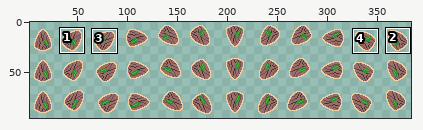
Sprite sheet, stored at Froguelike/Assets/Pictures/Compass/compass_arrows_item_found.png. Above: a wide view before the commit, with the close-up outlined.
Close-up. Old version:
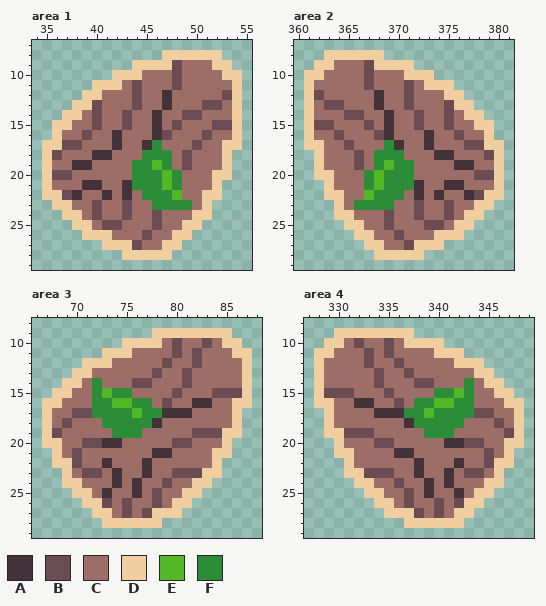
The file is 384x96 pixels. Shown: area 1: x 34..55, y 7..29; area 2: x 360..381, y 7..29; area 3: x 66..88, y 8..29; area 4: x 327..349, y 8..29. The wide view leaves out empty margins. The commit also changed other parts of the picture, which this record leaves out.
Palette (. is transparent): A #44323a  B #6b4c52  C #9d6e68  D #f1cea0  E #53b825  F #2b8d38
Pixels before, area 1, first column x 35:
 8 ............DDDDDD..
 9 .........DDDDBCCCDD.
10 .......DDDCCCBCCCCDD
11 .....DDDCBCCCBCCCCCD
12 ....DDCCCBCCACCCCCBD
13 ...DDBCCCBCCACCCBBCD
14 ..DDCBCCBCCACCBBCCCD
15 .DDCCBCCBCCACBCCCBBD
16 .DCCBCCACCCABCCCBCCD
17 DDBBCCCACCAFCCCBCCDD
18 DBCCCAACCCFFFCBCCCD.
19 DCCAACCCCFFEFCBCCCD.
20 DBBCCCCCCFFFEFCCCDD.
21 DCCCAACCAFFFEFCCCD..
22 DDBACCACACFFFECCDD..
23 .DDCCBCCBCCFFFFCD...
24 ..DDCBCCBCCBCCCDD...
25 ...DDCBBCCCBCCDD....
26 ....DDDCCCBCCDD.....
27 ......DDDBCCDD......
28 ........DDDDD.......
Pixels before, area 2, first column x 361:
 8 ..DDDDDD............
 9 .DDCCCBDDDD.........
10 DDCCCCBCCCDDD.......
11 DCCCCCBCCCBCDDD.....
12 DBCCCCCACCBCCCDD....
13 DCBBCCCACCBCCCBDD...
14 DCCCBBCCACCBCCBCDD..
15 DBBCCCBCACCBCCBCCDD.
16 DCCBCCCBACCCACCBCCD.
17 DDCCBCCCFACCACCCBBDD
18 .DCCCBCFFFCCCAACCCBD
19 .DCCCBCFEFFCCCCAACCD
20 .DDCCCFEFFFCCCCCCBBD
21 ..DCCCFEFFFACCAACCCD
22 ..DDCCEFFFCACACCABDD
23 ...DCFFFFCCBCCBCCDD.
24 ...DDCCCBCCBCCBCDD..
25 ....DDCCBCCCBBCDD...
26 .....DDCCBCCCDDD....
27 ......DDCCBDDD......
28 .......DDDDD........
Pixels before, area 3, first column x 67:
 9 ...........DDDDDDDD..
10 ........DDDDCBCCBCDD.
11 ......DDDCCCCBCBCCCDD
12 ....DDDCCCCCBCCBCCCCD
13 ...DDCCCCCCBCCBCCCCCD
14 ..DDCFCCCBBCCCBCCCCCD
15 .DDCCFEFFCCCCBCCCBBBD
16 DDCCCFFEEFFCBCCAACCDD
17 DCCBBFFFFEFFAAACCCCD.
18 DCBCCCFFFFFACCCCCCCD.
19 DBCCCCCFFFCCCCCBBBDD.
20 DDCCBBAACCCCCBBCCCD..
21 .DCBCCCCCCCAACCCCDD..
22 .DDBCCACCCACCCCCCD...
23 ..DCBBCACCACCBBBDD...
24 ..DDCCCACACCBCCDD....
25 ...DDCACCACBCCDD.....
26 ....DDBCBCCBCDD......
27 .....DDCBCBDDD.......
28 ......DDDDDD.........
Pixels before, area 4, first column x 328:
 9 ..DDDDDDDD...........
10 .DDCBCCBCDDDD........
11 DDCCCBCBCCCCDDD......
12 DCCCCBCCBCCCCCDDD....
13 DCCCCCBCCBCCCCCCDD...
14 DCCCCCBCCCBBCCCFCDD..
15 DBBBCCCBCCCCFFEFCCDD.
16 DDCCAACCBCFFEEFFCCCDD
17 .DCCCCAAAFFEFFFFBBCCD
18 .DCCCCCCCAFFFFFCCCBCD
19 .DDBBBCCCCCFFFCCCCCBD
20 ..DCCCBBCCCCCAABBCCDD
21 ..DDCCCCAACCCCCCCBCD.
22 ...DCCCCCCACCCACCBDD.
23 ...DDBBBCCACCACBBCD..
24 ....DDCCBCCACACCCDD..
25 .....DDCCBCACCACDD...
26 ......DDCBCCBCBDD....
27 .......DDDBCBCDD.....
28 .........DDDDDD......
And afterwards:
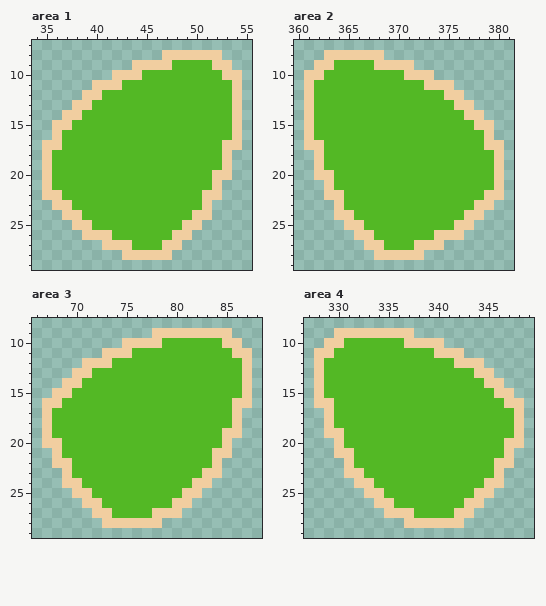
What changed:
Changed rows in their new state; - is an unchanged pixel.
Area 1:
first column x 36:
 9 ------------EEEE--
10 ---------EEEEEEEE-
11 -------EEEEEEEEEEE
12 -----EEEEEEEEEEEEE
13 ----EEEEEEEEEEEEEE
14 ---EEEEEEEEEEEEEEE
15 --EEEEEEEEEEEEEEEE
16 -EEEEEEEEEEEEEEEEE
17 -EEEEEEEEEEEEEEEE-
18 EEEEEEEEEEEEEEEEE-
19 EEEEEEEEEE-EEEEEE-
20 EEEEEEEEEEE-EEEE--
21 EEEEEEEEEEE-EEEE--
22 -EEEEEEEEEEE-EE---
23 --EEEEEEEEEEEEE---
24 ---EEEEEEEEEEE----
25 ----EEEEEEEEE-----
26 ------EEEEEE------
27 --------EEE-------
Area 2:
first column x 362:
 9 --EEEE------------
10 -EEEEEEEE---------
11 EEEEEEEEEEE-------
12 EEEEEEEEEEEEE-----
13 EEEEEEEEEEEEEE----
14 EEEEEEEEEEEEEEE---
15 EEEEEEEEEEEEEEEE--
16 EEEEEEEEEEEEEEEEE-
17 -EEEEEEEEEEEEEEEE-
18 -EEEEEEEEEEEEEEEEE
19 -EEEEEE-EEEEEEEEEE
20 --EEEE-EEEEEEEEEEE
21 --EEEE-EEEEEEEEEEE
22 ---EE-EEEEEEEEEEE-
23 ---EEEEEEEEEEEEE--
24 ----EEEEEEEEEEE---
25 -----EEEEEEEEE----
26 ------EEEEEE------
27 -------EEE--------
Area 3:
first column x 68:
10 -----------EEEEEE--
11 --------EEEEEEEEEE-
12 ------EEEEEEEEEEEEE
13 ----EEEEEEEEEEEEEEE
14 ---EEEEEEEEEEEEEEEE
15 --EEE-EEEEEEEEEEEEE
16 -EEEEE--EEEEEEEEEE-
17 EEEEEEEE-EEEEEEEEE-
18 EEEEEEEEEEEEEEEEEE-
19 EEEEEEEEEEEEEEEEE--
20 -EEEEEEEEEEEEEEEE--
21 -EEEEEEEEEEEEEEE---
22 --EEEEEEEEEEEEEE---
23 --EEEEEEEEEEEEE----
24 ---EEEEEEEEEEE-----
25 ----EEEEEEEEE------
26 -----EEEEEEE-------
27 ------EEEE---------
Area 4:
first column x 329:
10 --EEEEEE-----------
11 -EEEEEEEEEE--------
12 EEEEEEEEEEEEE------
13 EEEEEEEEEEEEEEE----
14 EEEEEEEEEEEEEEEE---
15 EEEEEEEEEEEEE-EEE--
16 -EEEEEEEEEE--EEEEE-
17 -EEEEEEEEE-EEEEEEEE
18 -EEEEEEEEEEEEEEEEEE
19 --EEEEEEEEEEEEEEEEE
20 --EEEEEEEEEEEEEEEE-
21 ---EEEEEEEEEEEEEEE-
22 ---EEEEEEEEEEEEEE--
23 ----EEEEEEEEEEEEE--
24 -----EEEEEEEEEEE---
25 ------EEEEEEEEE----
26 -------EEEEEEE-----
27 ---------EEEE------
Changed places in both close-ups, as pixel boxes (x1, y1, x2, y2):
changed: (52, 60, 232, 250)
changed: (314, 60, 494, 250)
changed: (52, 338, 242, 518)
changed: (324, 338, 514, 518)
